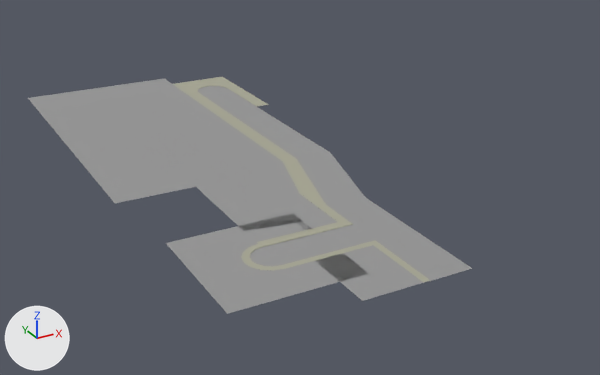
What one commit did to the COLLADA model MissionSuicide/assets/models/S_Floor.dae.
Camera for both pictures: a 50 mm lens placed at (-227.0, -285.0, 202.0), pointed at (19.0, 163.0, -22.0). The axes (+X, +Y, +Z) are drawn at lower left. The lights are the same throughout.
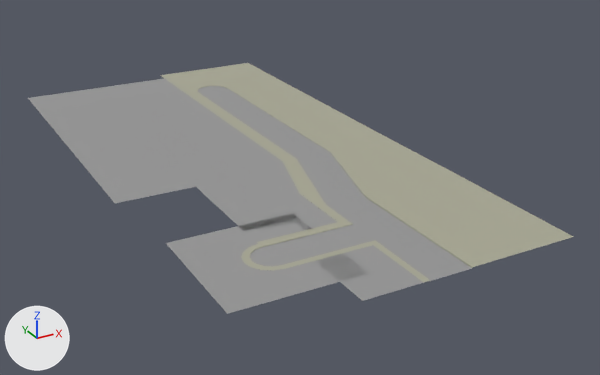
Where the change shows, as pixel boxes [x1, y1, x2, y2] in the pictures (600 x 375 px):
'Plane.026', reshaped (60% wider, 7% taller): before [173, 77, 431, 282]; after [160, 63, 573, 282]
part 1 of me_plane_060, built on: before [173, 77, 269, 107]; after [160, 63, 573, 268]

The change, as a list of edits to the scene's bpy script:
```text
Change me_plane_060:
    used by ob_plane_026; location = (-5.1, -6.0, 0.2)
    remove me_plane_060.from_pydata(...)  # 106 vertices, 140 faces; spans x -70.0..56.0, y -4.0..366.0, z -1.0..0.0
    add me_plane_060.from_pydata(...)  # 118 vertices, 156 faces; spans x -70.0..95.0, y -4.0..396.0, z -1.0..0.0
    me_plane_060 part 1
    3 vertices are removed from x 46.0..56.0, y 277.0, z -1.0..0.0
    4 faces are deleted
    3 vertices in x 56.0, y 333.0..342.0, z 0.0 move by (39.0, 0.0, 0.0)
    3 vertices move from x 10.0..56.0, y 366.0, z 0.0 to x 10.0..95.0, y 396.0, z 0.0
    15 vertices are added at x 27.0..95.0, y -4.0..166.0, z -1.0..0.0
    20 new faces join them
```
